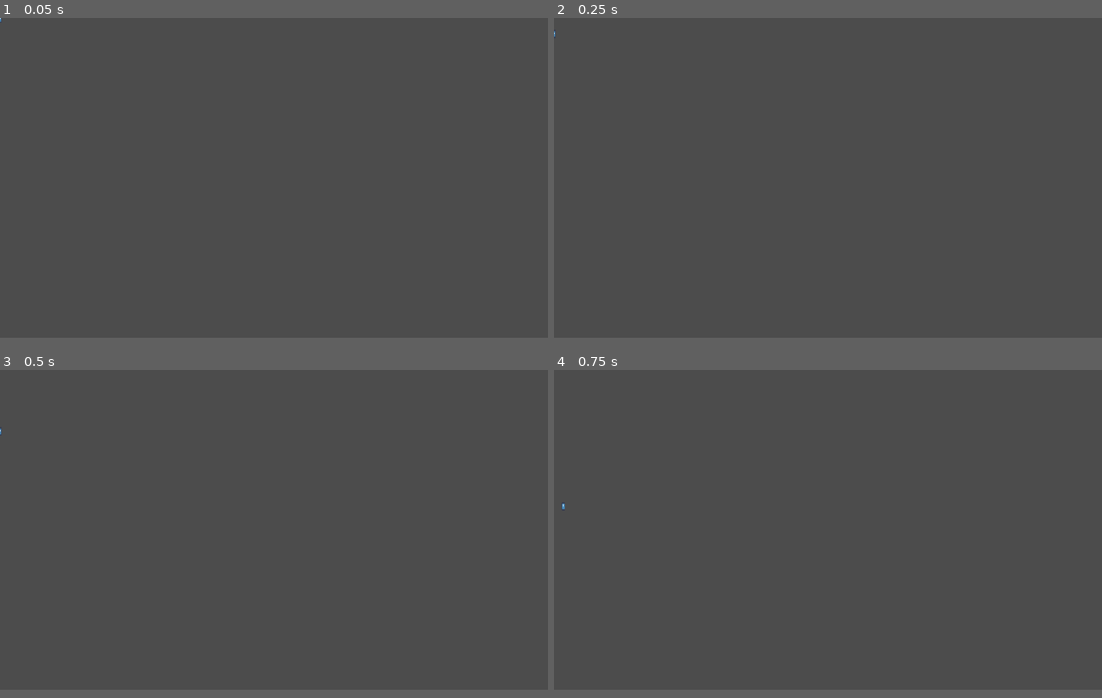
Above: before the commit, frames 1-4 (two rows, left to right).
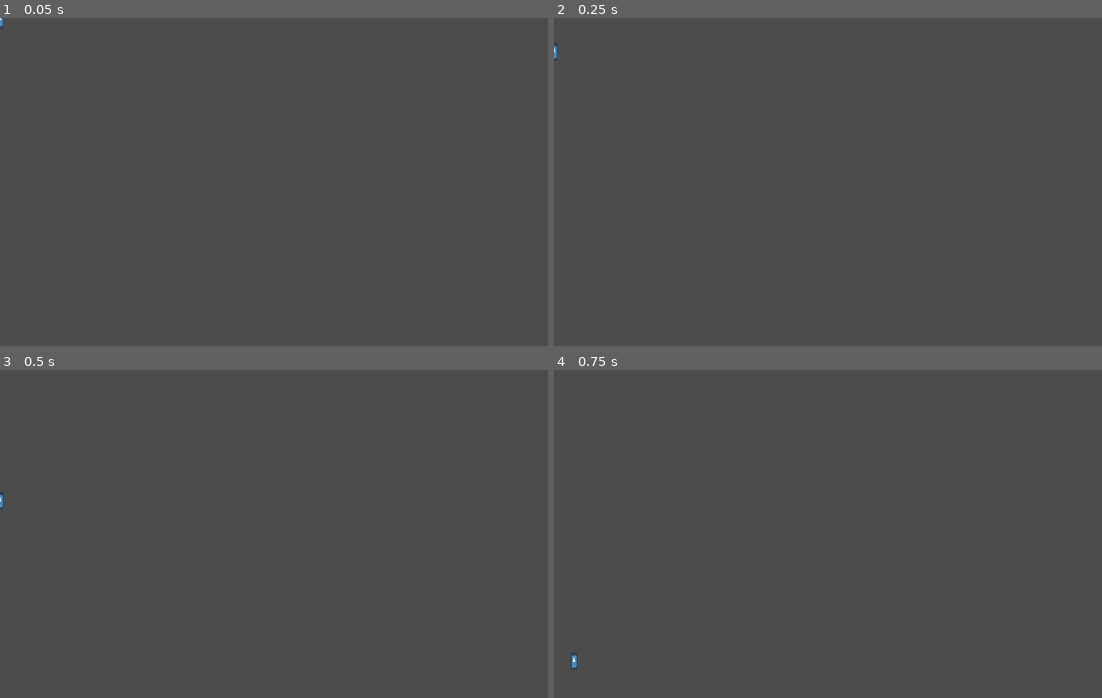
Above: after the commit, the same moments.

Repository: UHSGDC/Photographers-Hike
Game: Godot game, scene res://Scenes/Testing.tscn
Two runs of this game, one before a commit and one after it. Both use one fixed random seed, a clock stepped at 60 frames per second and the inputs below. The engine's default icon, where the game draws it, is replaced by a stand-in: a white triangle on a blue panel in a dark square.
Inputs:
- Up to frame 1 (0.05 s): no input
- Up to frame 2 (0.25 s): no input
- Up to frame 3 (0.5 s): no input
- Up to frame 4 (0.75 s): tap Enter at 0.5 s; hold D (right) from 0.53 s (still down)
In our replay, the window is 800x468 before the commit and 800x480 after it. These sizes can differ from the game's own. Grey fills any space a smaller window leaves; there, only what the larger window draws over its background counts as a difference.

The runs differ from the first frame. In frame 1, less than 0.1% of the frame differs, in the area x 0-1%, y 0-3%; in frame 2, less than 0.1%; in frame 3, less than 0.1%; in frame 4, less than 0.1%, in the area x 1-5%, y 40-91%.

Commit message:
Adjusted display settings and screen size

Diff:
--- a/PhotographersHike/project.godot
+++ b/PhotographersHike/project.godot
@@ -13,6 +13,15 @@
 config/name="PhotographersHike"
 run/main_scene="res://Scenes/Testing.tscn"
 config/icon="res://icon.png"
+
+[display]
+
+window/size/width=480
+window/size/height=288
+window/size/test_width=1440
+window/size/test_height=864
+window/stretch/mode="2d"
+window/stretch/aspect="keep"
 
 [gui]
 
